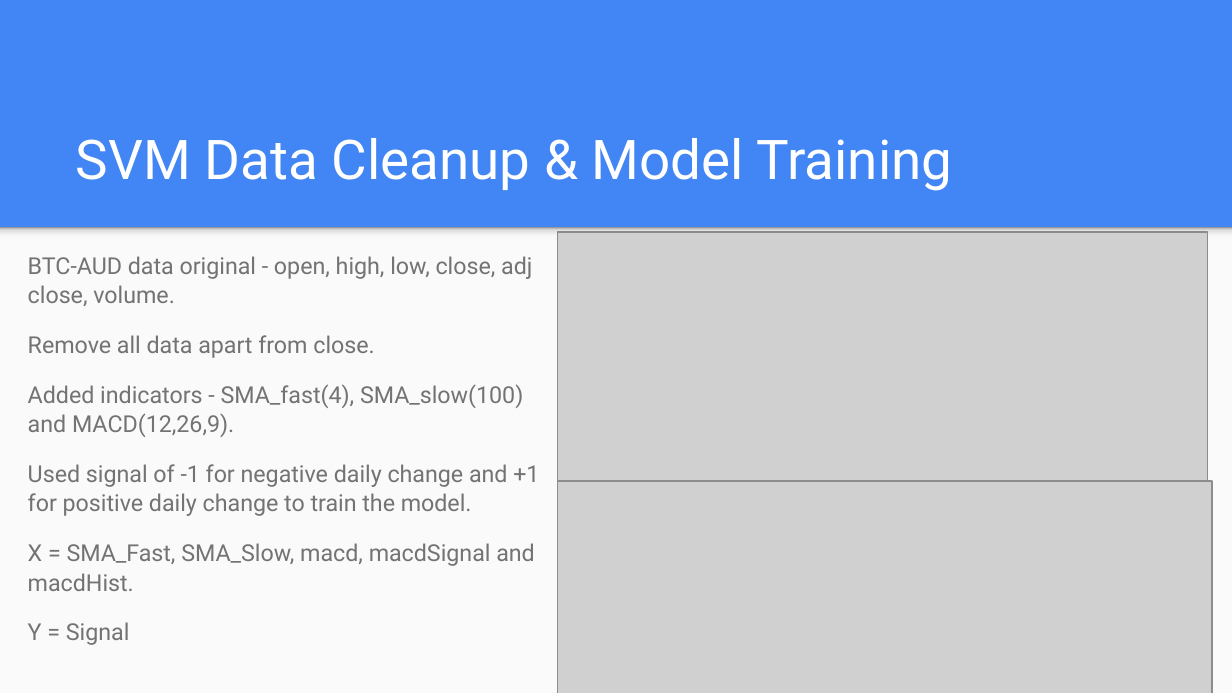
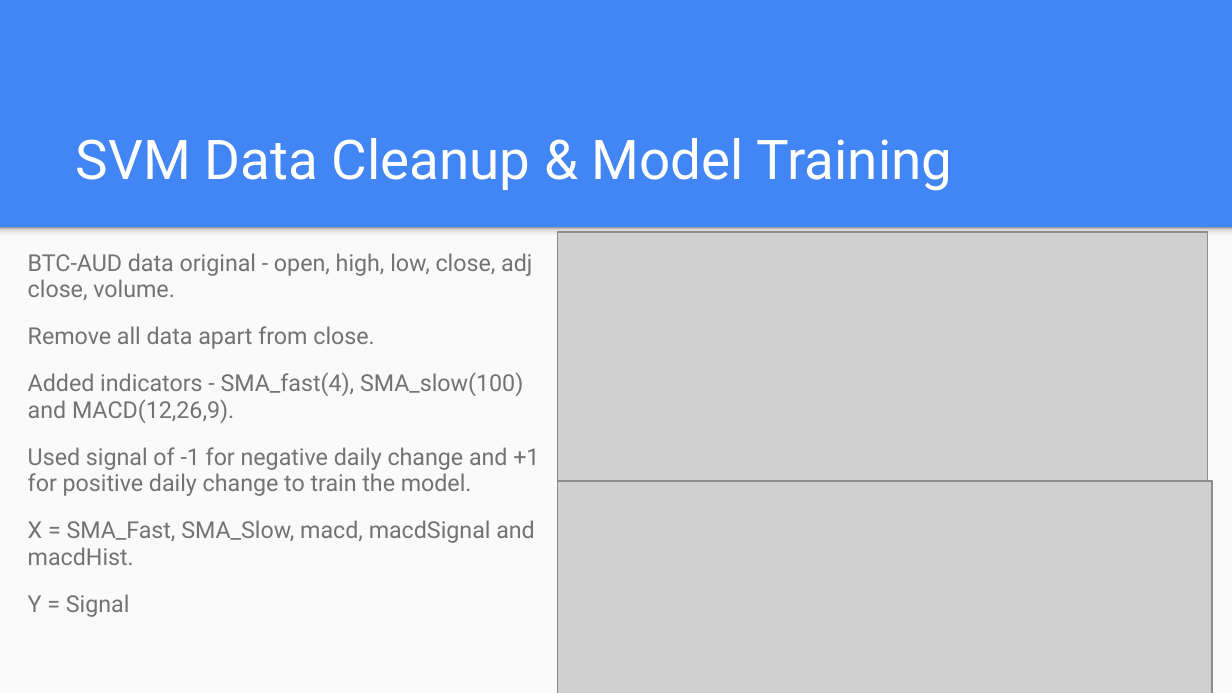
Before and after one commit to dukewoods/Project2_Trading_Algorithm, a slide deck: slide 4 of Resources/Project2.pptx. Drawn at 1232x693 pixels with LibreOffice and Linux fonts; fonts in the diff are those of the drawing; grey boxes stand for pictures. Boxes give left, top, right and bottom in pixels: in the first picture for what was removed or moved away, otherwise in the second. Text is boxed around its words. In the diff, an @@ line names an element or a change of style, - is before the commit and + after.

```diff
--- a/Resources/Project2.pptx
+++ b/Resources/Project2.pptx
@@ text "BTC-AUD data original - open, ..." at bbox=[28, 253, 539, 617]: line spacing 1.05 to 0.95 @@
```
Also in this commit, not shown: 5 other slides changed, 1 slide removed.
